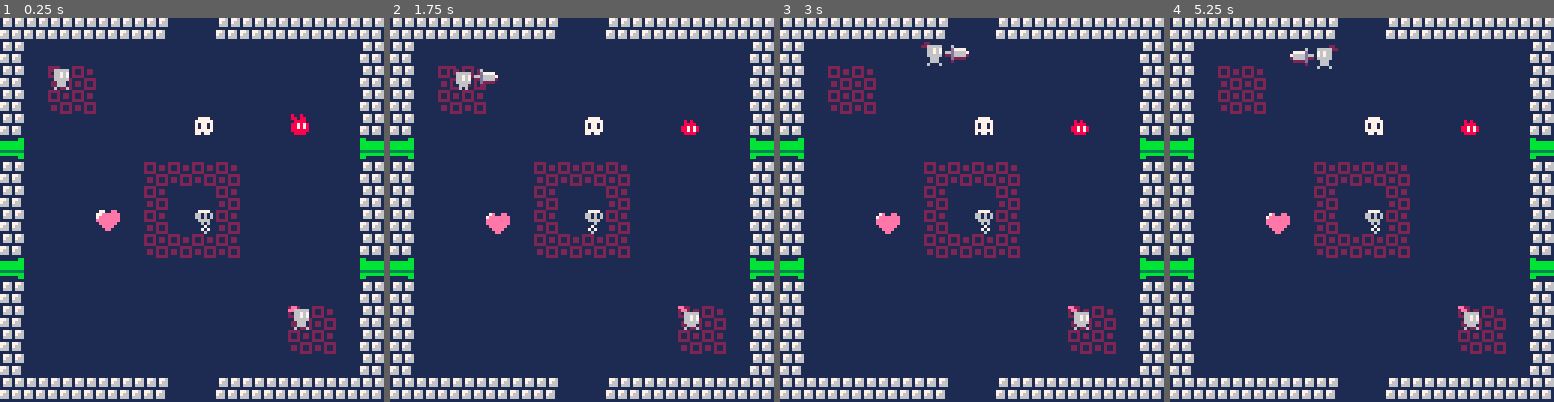
Above: before the commit, frames 1-4 (left to right).
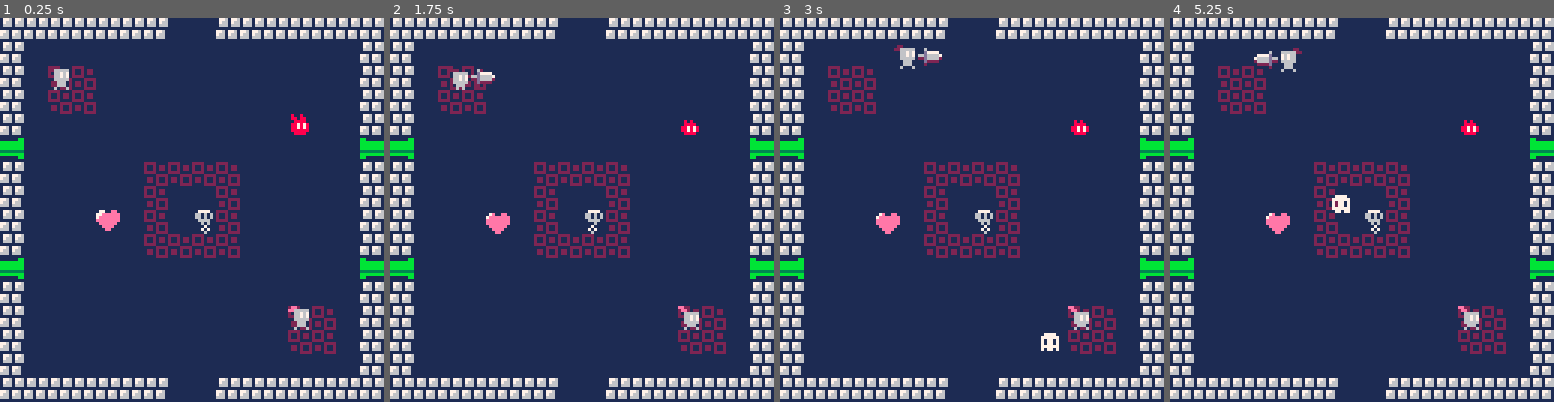
Above: after the commit, the same moments.

Repository: nikolawhallon/picoswords
Game: PICO-8 cartridge picoswords.p8
The game is run twice, just before and just after one commit, with the same random seed, the same clock (stepped at 60 frames per second) and the same inputs.
Inputs:
- Up to frame 1 (0.25 s): no input
- Up to frame 2 (1.75 s): tap X (X key) at 0.33, 1.07 s; tap O (Z key) at 0.7, 1.7 s; hold Right from 1.6 s (still down)
- Up to frame 3 (3 s): tap X (X key) at 1.85, 2.97 s; release Right at 2.1 s; tap O (Z key) at 2.1, 2.5, 2.9 s; hold Up 2.15-2.42 s; hold Right from 2.47 s (still down)
- Up to frame 4 (5.25 s): release Right at 3.03 s; hold Left 3.08-3.58 s; tap O (Z key) every 0.4 s from 3.3 to 4.9 s; hold Down 3.63-3.97 s; hold Right 4.02-4.68 s; tap X (X key) at 4.08, 5.2 s; hold Up 4.73-5.03 s; hold Left from 5.08 s (still down)

The runs differ from the first frame. In frame 1, 0.2% of the frame differs, in the area x 50-56%, y 25-31%; in frame 2, 0.4%; in frame 3, 0.9%; in frame 4, 1.0%, in the area x 21-56%, y 7-51%.

Commit message:
refined sword, added gosohs

Diff:
--- a/picoswords.p8
+++ b/picoswords.p8
@@ -1,6 +1,8 @@
 pico-8 cartridge // http://www.pico-8.com
 version 42
 __lua__
+-- objects
+
 -- usage:
 -- ```
 -- myanim=anim:new({
@@ -70,21 +72,21 @@
   end
 
   if l then
-   self.x-=1
+   if not self.swd_out then self.x-=1 end
    self.dir='left'
    self.swd_dir='left'
   end
   if r then
-   self.x+=1
+   if not self.swd_out then self.x+=1 end
    self.dir='right'
    self.swd_dir='right'
   end
   if u then
-   self.y-=1
+   if not self.swd_out then self.y-=1 end
    self.swd_dir='up'
   end
   if d then
-   self.y+=1
+   if not self.swd_out then self.y+=1 end
    self.swd_dir='down'
   end
 
@@ -128,8 +130,45 @@
   end
  end
 }
+
+gosoh={
+ x=64,
+ y=64,
+ xvel=0.0,
+ yvel=0.0,
+ anims={
+  move=anim:new({
+   sprs={5,6,7},
+   fpi=3
+  })
+ },
+
+ new=function(self,tbl)
+  tbl=tbl or {}
+  setmetatable(tbl,{
+   __index=self
+  })
+  return tbl
+ end,
+
+ update=function(self,f)
+  self.x += self.xvel
+  self.y += self.yvel
+  for k,v in pairs(self.anims) do
+   v:update(f)
+  end
+ end,
+
+ draw=function(self)
+  cur=self.anims['move'].cur
+  spr(cur,self.x,self.y)
+ end
+}
+
 -->8
-music(0)
+-- game loop
+
+--music(0)
 
 p1=player:new({
  x=16,
@@ -156,10 +195,8 @@
  fpi=3
 })
 
-gohos=anim:new({
- sprs={5,6,7},
- fpi=3
-})
+gosohs={}
+gosoh_timer=120
 
 heart=anim:new({
  sprs={1,2},
@@ -174,11 +211,35 @@
 f=0
 
 function _update()
+ -- spawn gosohs
+ if f % gosoh_timer==0 then
+  local a=rnd(1.0)
+  gosoh=gosoh:new({
+   x=64-4+(128 * cos(a)),
+   y=64-4+(128 * sin(a)),
+   xvel=-cos(a) * (rnd(1)+0.5),
+   yvel=-sin(a) * (rnd(1)+0.5)
+  })
+  add(gosohs,gosoh)
+ end
+
+ -- update objects
  p1:update(f,btn(0,0),btn(1,0),btn(2,0),btn(3,0),btn(4,0),btn(5,0))
  p2:update(f,btn(0,1),btn(1,1),btn(2,1),btn(3,1),btn(4,1),btn(5,1))
 
+ for gosoh in all(gosohs) do
+  gosoh:update(f)
+ end
+
+ -- despawn out-of-bounds gosohs
+ for gosoh in all(gosohs) do
+  if sqrt((gosoh.x-64) * (gosoh.x-64)+(gosoh.y-64) * (gosoh.y-64)) > 256 then
+   del(gosohs,gosoh)
+  end
+ end
+
+ -- test objects
  skele:update(f)
- gohos:update(f)
  heart:update(f)
  blofire:update(f)
 end
@@ -190,8 +251,11 @@
  p1:draw()
  p2:draw()
 
+ for gosoh in all(gosohs) do
+  gosoh:draw()
+ end
+
  spr(skele.cur,64,64)
- spr(gohos.cur,64,32)
  spr(heart.cur,32,64)
  spr(blofire.cur,96,32)
 
